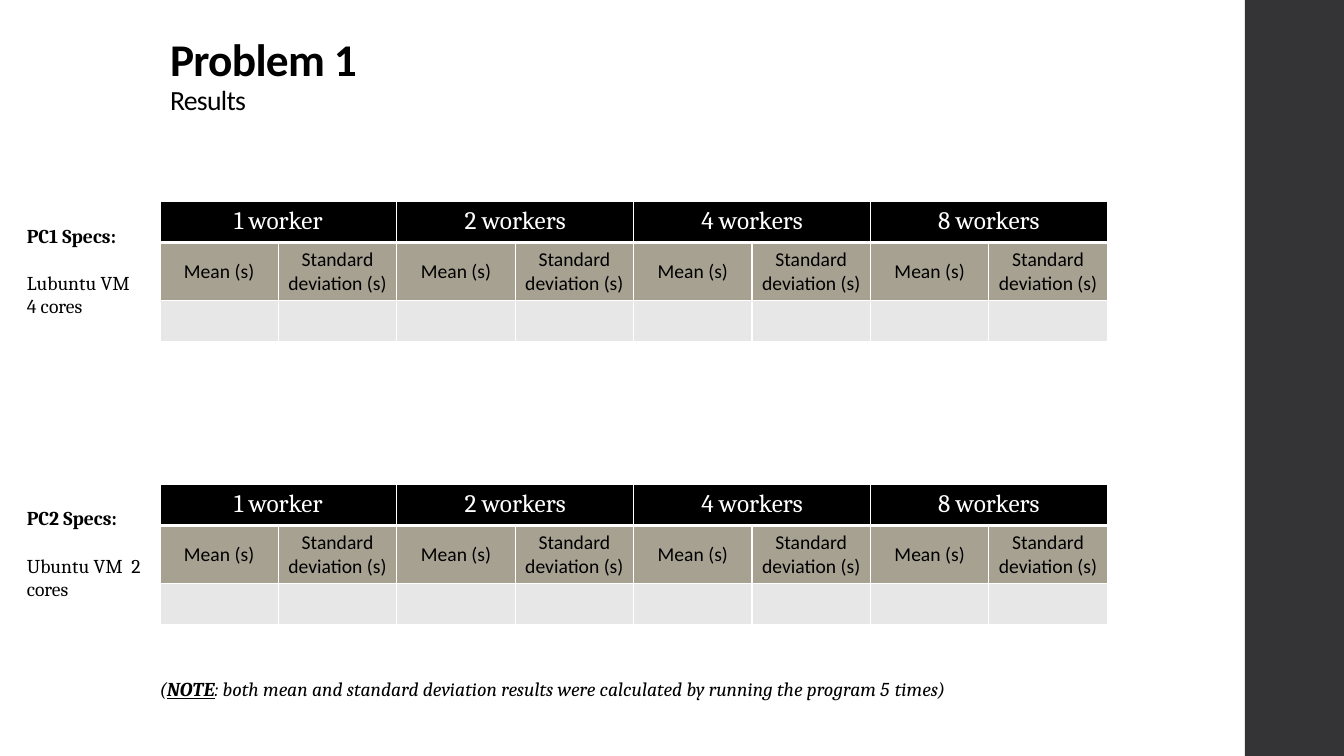
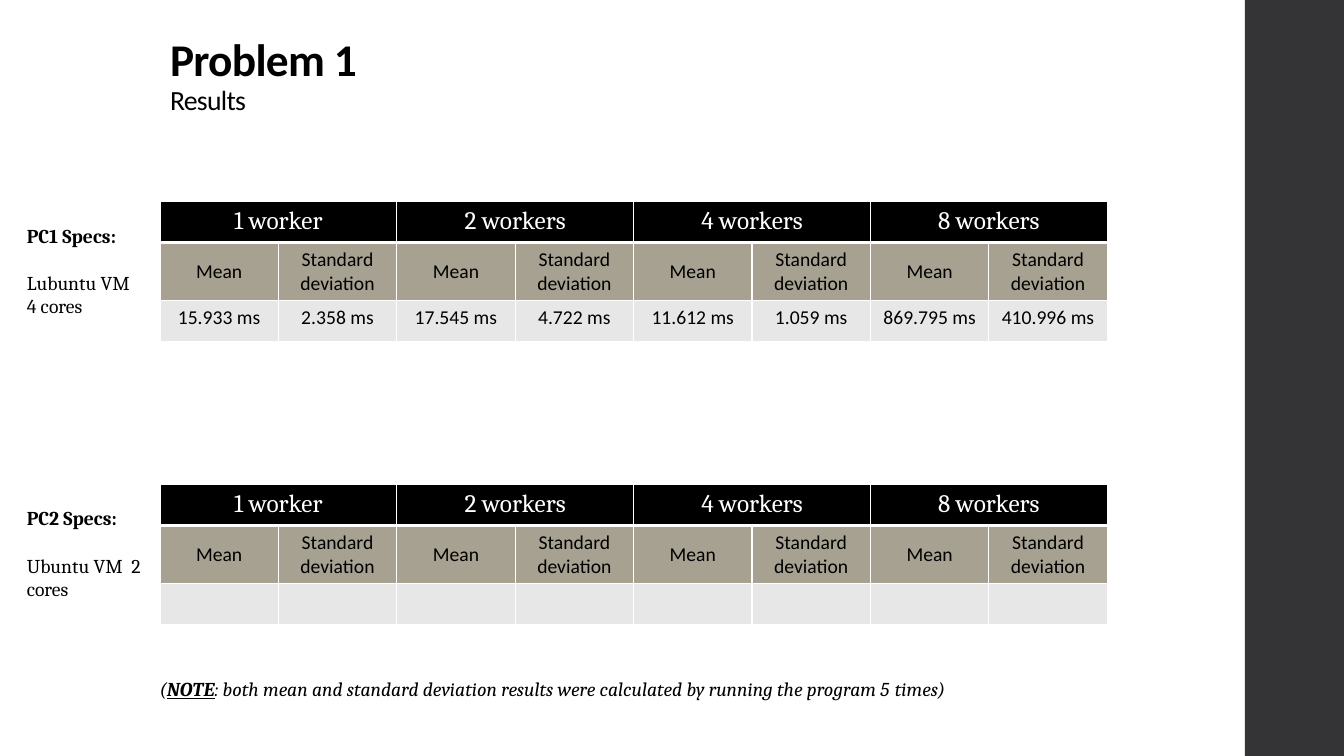
Before and after one commit to xL1fer/CLE_2022_2023, a slide deck: slide 3 of CLE2_T3G5/present.pptx. Drawn at 1344x756 pixels with LibreOffice and Linux fonts; fonts in the diff are those of the drawing. Boxes give left, top, right and bottom in pixels: in the first picture for what was removed or moved away, otherwise in the second. Text is boxed around its words. In the diff, an @@ line names an element or a change of style, - is before the commit and + after.

```diff
--- a/CLE2_T3G5/present.pptx
+++ b/CLE2_T3G5/present.pptx
@@ table at (x1=160, y1=202, x2=1104, y2=341) @@
-row 2: Mean (s) | Standard deviation (s) | Mean (s) | Standard deviation (s) | Mean (s) | Standard deviation (s) | Mean (s) | Standard deviation (s)
+row 2: Mean | Standard deviation | Mean | Standard deviation | Mean | Standard deviation | Mean | Standard deviation
-row 3:  |  |  |  |  |  |  | 
+row 3: 15.933 ms | 2.358 ms | 17.545 ms | 4.722 ms | 11.612 ms | 1.059 ms | 869.795 ms | 410.996 ms
@@ table at (x1=160, y1=485, x2=1104, y2=624) @@
-row 2: Mean (s) | Standard deviation (s) | Mean (s) | Standard deviation (s) | Mean (s) | Standard deviation (s) | Mean (s) | Standard deviation (s)
+row 2: Mean | Standard deviation | Mean | Standard deviation | Mean | Standard deviation | Mean | Standard deviation
```
Also in this commit, not shown: 4 other slides changed, 8 other files.
